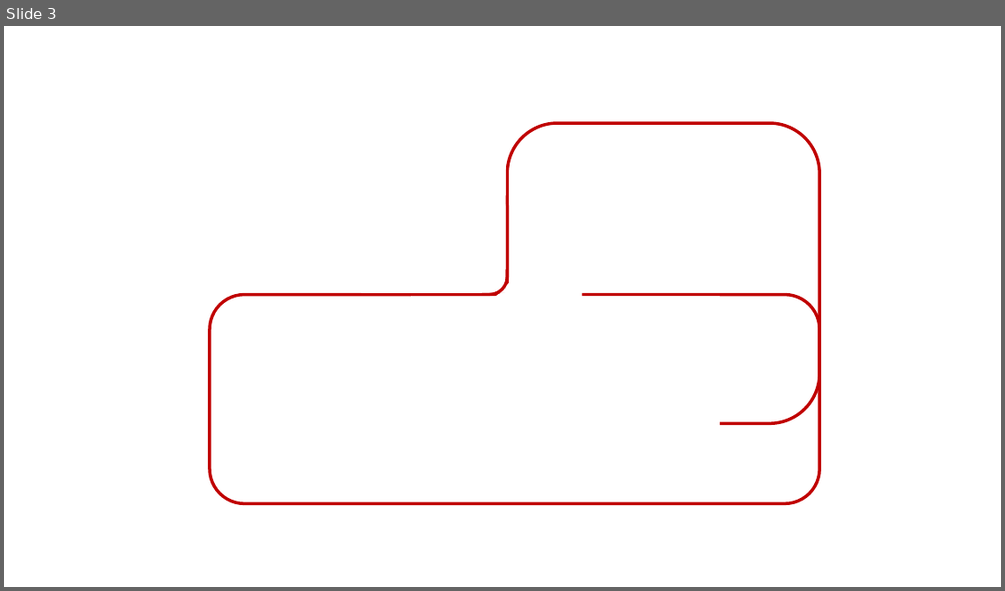
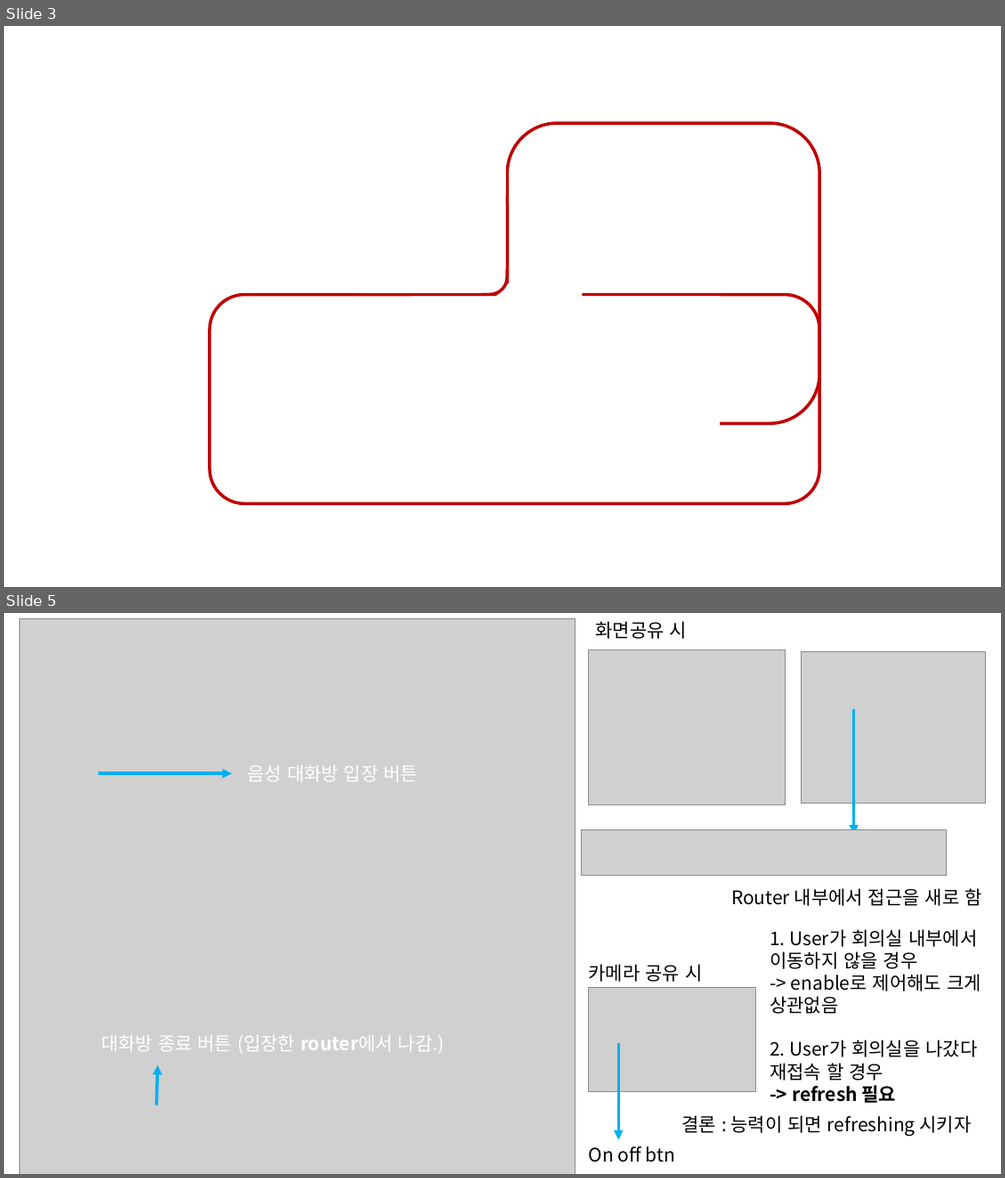
Before and after one commit to Kimsc9976/ottogi_discord_server-client, a slide deck: docs/data/img/architecture.pptx. Shown one above the other, each under a label of ours: slide 3 before the commit, slides 3 and 5 after it; the slides between them are not shown. The pictures are 1005x591 and 1005x1178 pixels, drawn with LibreOffice and Linux fonts; fonts in the diff are those of the drawing; grey boxes stand for pictures. Boxes give left, top, right and bottom in pixels: in the first picture for what was removed or moved away, otherwise in the second. Text is boxed around its words. In the diff, an @@ line names an element or a change of style, - is before the commit and + after.

```diff
--- a/docs/data/img/architecture.pptx
+++ b/docs/data/img/architecture.pptx
@@ slide 5 added at bbox=[4, 613, 1001, 1174], background #FFFFFF @@
@@ picture added at bbox=[20, 618, 574, 1174] @@
@@ text added at bbox=[596, 621, 687, 639], 18 pt, text #000000 @@
+화면공유 시
@@ picture added at bbox=[588, 649, 785, 804] @@
@@ picture added at bbox=[801, 652, 985, 803] @@
@@ arrow added from (853, 709) to (853, 835), #00B0F0 3 pt @@
@@ text added at bbox=[248, 765, 418, 781], 18 pt, text #FFFFFF @@
+음성 대화방 입장 버튼
@@ arrow added from (99, 774) to (232, 774), #00B0F0 3 pt @@
@@ picture added at bbox=[582, 829, 947, 875] @@
@@ text added at bbox=[731, 888, 981, 906], 18 pt, text #000000 @@
+Router 내부에서 접근을 새로 함
@@ text added at bbox=[769, 929, 981, 1013], 18 pt, text #000000 @@
+1. User가 회의실 내부에서
+이동하지 않을 경우
+-> enable로 제어해도 크게 상관없음
@@ text added at bbox=[589, 964, 702, 981], 18 pt, text #000000 @@
+카메라 공유 시
@@ picture added at bbox=[588, 988, 755, 1092] @@
@@ text added at bbox=[101, 1035, 445, 1053], 18 pt, text #FFFFFF @@
+대화방 종료 버튼 (입장한 router에서 나감.)
@@ text added at bbox=[769, 1039, 977, 1103], 18 pt, text #000000 @@
+2. User가 회의실을 나갔다 재접속 할 경우
+-> refresh 필요
@@ arrow added from (156, 1105) to (158, 1065), #00B0F0 3 pt @@
@@ arrow added from (619, 1043) to (619, 1140), #00B0F0 3 pt @@
@@ text added at bbox=[682, 1115, 971, 1135], 18 pt, text #000000 @@
+결론 : 능력이 되면 refreshing 시키자
@@ text added at bbox=[589, 1146, 675, 1162], 18 pt, text #000000 @@
+On off btn
```
Also in this commit, not shown: 1 other slide added.
